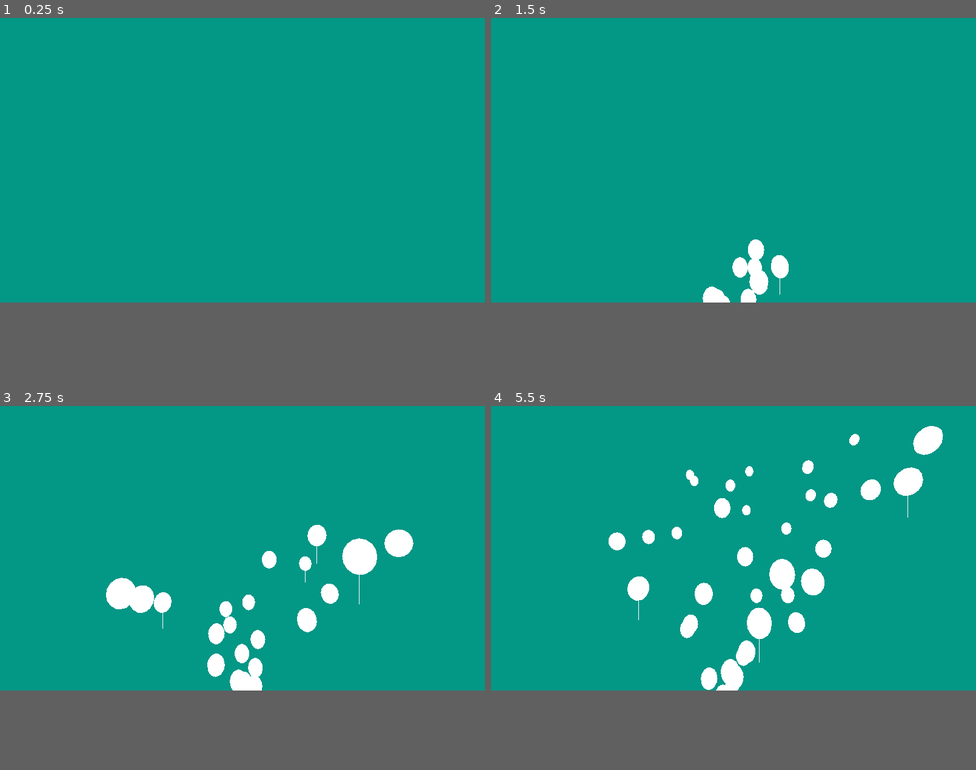
Above: before the commit, frames 1-4 (two rows, left to right).
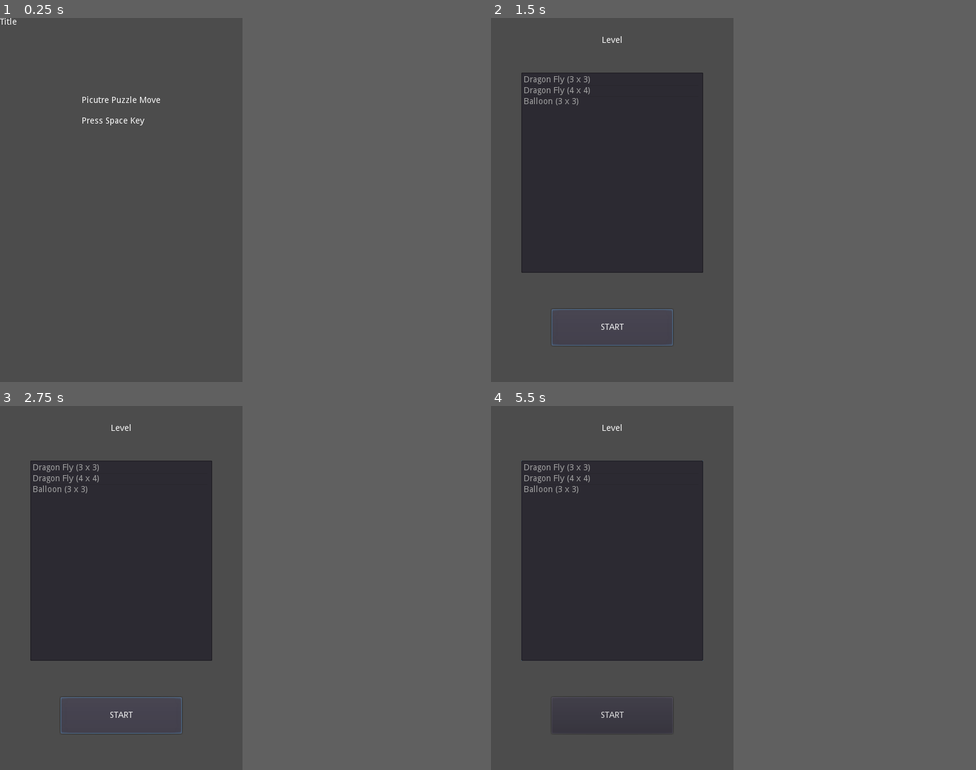
Above: after the commit, the same moments.

Repository: hrk4649/picture_puzzle_move
Game: Godot game, scene res://Main.tscn
Same seed, same stepped clock (60 frames per second), same inputs: the game is played once before the commit and once after it. Before the commit the project starts from res://levels/balloon_3d/Main.tscn.
Inputs (mouse positions are in pixels of both pictures, inside the frame that each line leads up to):
- Up to frame 1 (0.25 s): no input
- Up to frame 2 (1.5 s): tap Space at 0.5 s; move the mouse to (840, 145) at 0.52 s; hold Right (ui_right) 0.53-1.25 s; click (840, 145) at 0.67 s; tap Enter (ui_accept) at 0.77 s; click (733, 258) at 1.25 s, where only the run after the commit has a clickable "START"
- Up to frame 3 (2.75 s): click (242, 646) at 2 s, where only the run after the commit has a clickable "START"
- Up to frame 4 (5.5 s): drag from (636, 562) to (709, 606) at 2.77 s; move the mouse to (782, 486) at 3.52 s; hold Right (ui_right) 3.53-4.25 s; drag from (709, 606) to (588, 504) at 4.27 s; move the mouse to (879, 591) at 5.02 s; hold Left (ui_left) from 5.03 s (still down); tap Enter (ui_accept) at 5.27 s
The window is 800x469 before the commit and 400x600 after it. Grey fills any space a smaller window leaves; there, only what the larger window draws over its background counts as a difference.

The runs differ from the first frame. In frame 1, 39% of the frame differs, in the area x 0-50%, y 0-79%; in frame 2, 40%; in frame 3, 41%; in frame 4, 42%, in the area x 0-94%, y 0-86%.

Commit message:
add init_top_left_position()

Diff:
--- a/Game.gd
+++ b/Game.gd
@@ -1,4 +1,4 @@
-extends Node2D
+extends Control
 
 var Piece = preload("res://parts/Piece.tscn")
 var Board = preload("res://Board.gd")
@@ -20,7 +20,6 @@
 
 func _ready():
     pass # Replace with function body.
-    top_left_position = $PieceTopLeft.position
     board = Board.new()
 
 func _process(delta):
@@ -103,7 +102,8 @@
         key_pressed = input_play_mouse(event)
         set_pieces_color()
     else:
-        print("event is " + str(event))
+        pass
+        #print("event is " + str(event))
     return key_pressed
 
 func input_play_key(event):
@@ -277,13 +277,25 @@
     print("(level,num_pices) = (" + str(level) + "," + str(num_pieces) + ")")
 
     self.num_pieces = num_pieces
-    scene_instance = load("res://levels/dragon_fly/Main.tscn").instance()
+    board.init(num_pieces, piece_size)
+
+    scene_instance = load("res://levels/" + level + "/Main.tscn").instance()
     $Viewport.add_child(scene_instance)
+    init_top_left_position()
     init_pieces(num_pieces)
     cursor = null
     game_state = GameState.INIT
-    board.init(num_pieces, piece_size)
+
     $GameClear.visible = false
+
+func init_top_left_position():
+    pass
+    var parent_size = rect_size
+    var board_size = board.get_board_size()
+    top_left_position = Vector2(
+        parent_size.x / 2.0 - board_size.x / 2.0,
+        parent_size.y / 2.0 - board_size.y / 2.0
+       )
 
 func init_pieces(num_pieces):
     # prepare pieces TextureRect
--- a/Game.tscn
+++ b/Game.tscn
@@ -2,16 +2,15 @@
 
 [ext_resource path="res://Game.gd" type="Script" id=1]
 
-[node name="Game" type="Node2D"]
+[node name="Game" type="Control"]
+anchor_right = 1.0
+anchor_bottom = 1.0
 script = ExtResource( 1 )
 
 [node name="Label" type="Label" parent="."]
 margin_right = 40.0
 margin_bottom = 14.0
 text = "Game"
-__meta__ = {
-"_edit_use_anchors_": false
-}
 
 [node name="Viewport" type="Viewport" parent="."]
 size = Vector2( 400, 400 )
@@ -19,15 +18,13 @@
 render_target_clear_mode = 2
 render_target_update_mode = 3
 
-[node name="PieceTopLeft" type="Position2D" parent="."]
-position = Vector2( 32, 53 )
-
 [node name="GameClear" type="Label" parent="."]
-margin_left = 131.0
-margin_top = 157.0
-margin_right = 254.0
-margin_bottom = 247.0
+anchor_left = 0.5
+anchor_top = 0.5
+anchor_right = 0.5
+anchor_bottom = 0.5
+margin_left = -100.0
+margin_right = 100.0
 text = "Game Clear"
-__meta__ = {
-"_edit_use_anchors_": false
-}
+align = 1
+valign = 1
--- a/project.godot
+++ b/project.godot
@@ -11,11 +11,12 @@
 [application]
 
 config/name="Picture Puzzle Move"
-run/main_scene="res://levels/balloon_3d/Main.tscn"
+run/main_scene="res://Main.tscn"
 config/icon="res://icon.png"
 
 [display]
 
+window/size/width=400
 window/size/resizable=false
 window/stretch/mode="2d"
 window/stretch/aspect="expand"
